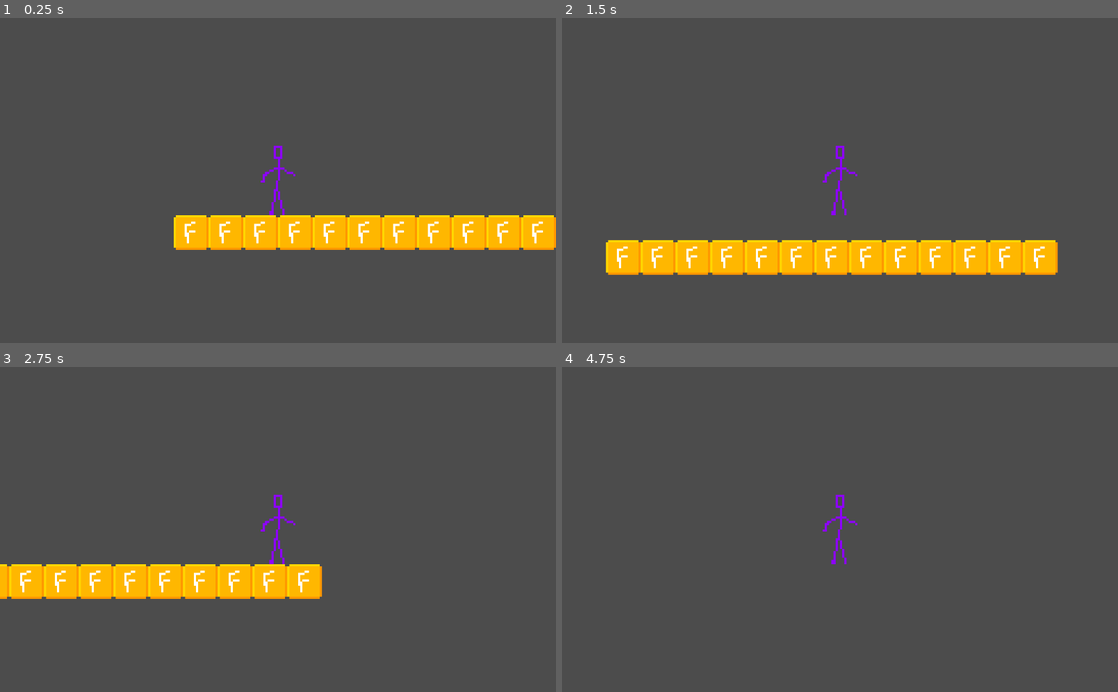
Above: before the commit, frames 1-4 (two rows, left to right).
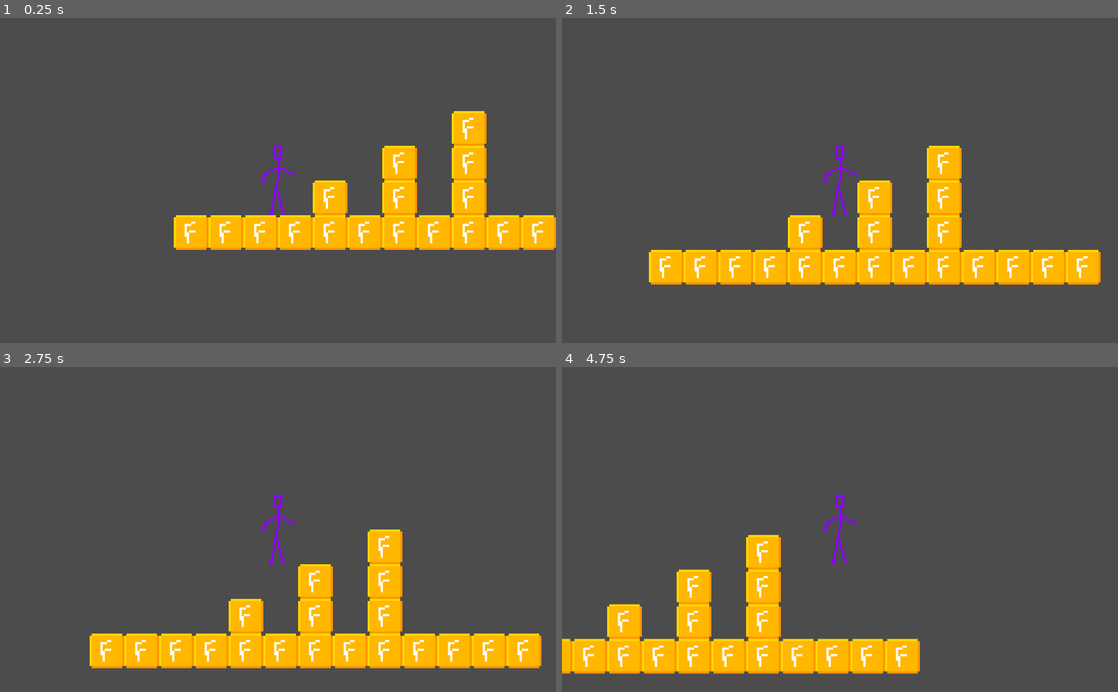
Above: after the commit, the same moments.

Repository: Carrot123456/SomeGodotTest
Game: Godot game, scene res://Scenes/Scene1.tscn
Two runs of this game, one before a commit and one after it. Both use one fixed random seed, a clock stepped at 60 frames per second and the inputs below.
Inputs:
- Up to frame 1 (0.25 s): no input
- Up to frame 2 (1.5 s): tap Enter at 0.5 s; hold Right (Right) from 0.53 s (still down); tap X (Jump) at 0.77 s
- Up to frame 3 (2.75 s): tap X (Jump) at 1.52 s; release Right (Right) at 2.03 s; hold Left (Left) from 2.03 s (still down)
- Up to frame 4 (4.75 s): release Left (Left) at 2.78 s; hold Right (Right) 2.78-4.28 s; tap X (Jump) at 3.02, 3.77, 4.52 s; hold Left (Left) from 4.28 s (still down)

The runs differ from the first frame. In frame 1, 3.9% of the frame differs, in the area x 56-88%, y 28-61%; in frame 2, 12%; in frame 3, 18%, in the area x 0-98%, y 50-93%; in frame 4, 11%.

Commit message:
Added some stuff to jump on

Diff:
--- a/Scenes/Scene1.tscn
+++ b/Scenes/Scene1.tscn
@@ -63,7 +63,7 @@
 cell_size = Vector2( 16, 16 )
 collision_layer = 2
 format = 1
-tile_data = PoolIntArray( 1048580, 0, 0, 1048581, 0, 0, 1048582, 0 …(155 unchanged characters)…
+tile_data = PoolIntArray( 851980, 0, 0, 917514, 0, 0, 917516, 0, 0, 983048, 0, 0, 983050, 0, 0, 983052, 0, 0, 1048580, 0, 0, 1048581, 0, 0, 1048582, 0 …(155 unchanged characters)…
 
 [node name="MrFoo" type="KinematicBody2D" parent="."]
 collision_mask = 3
--- a/Scripts/MrFoo.gd
+++ b/Scripts/MrFoo.gd
@@ -5,7 +5,7 @@
 var Speed = 64
 var Gravity = 320
 var JumpHeight = 128
-var Dir = Vector2(0, -1)
+const UpDir = Vector2(0, -1)
 const Left = 0
 const Right = 1
 
@@ -61,4 +61,4 @@
     if is_on_floor() && Input.is_action_pressed("Jump"):
         Velocity.y = -JumpHeight
 
-    Velocity = move_and_slide(Velocity, Dir)
+    Velocity = move_and_slide(Velocity, UpDir)
